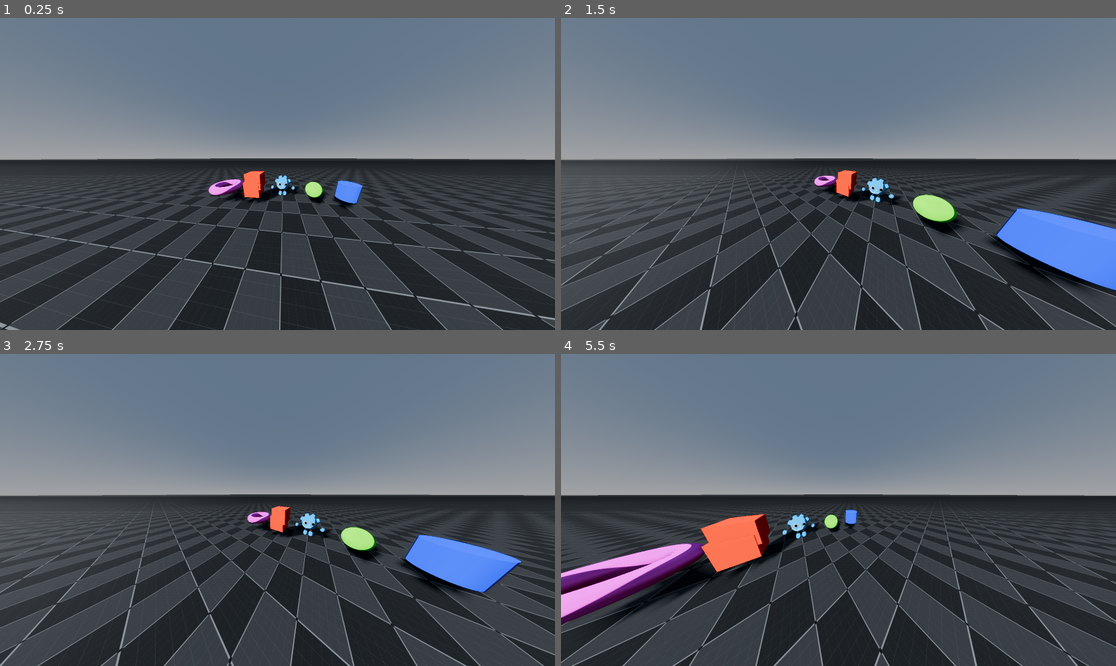
Above: before the commit, frames 1-4 (two rows, left to right).
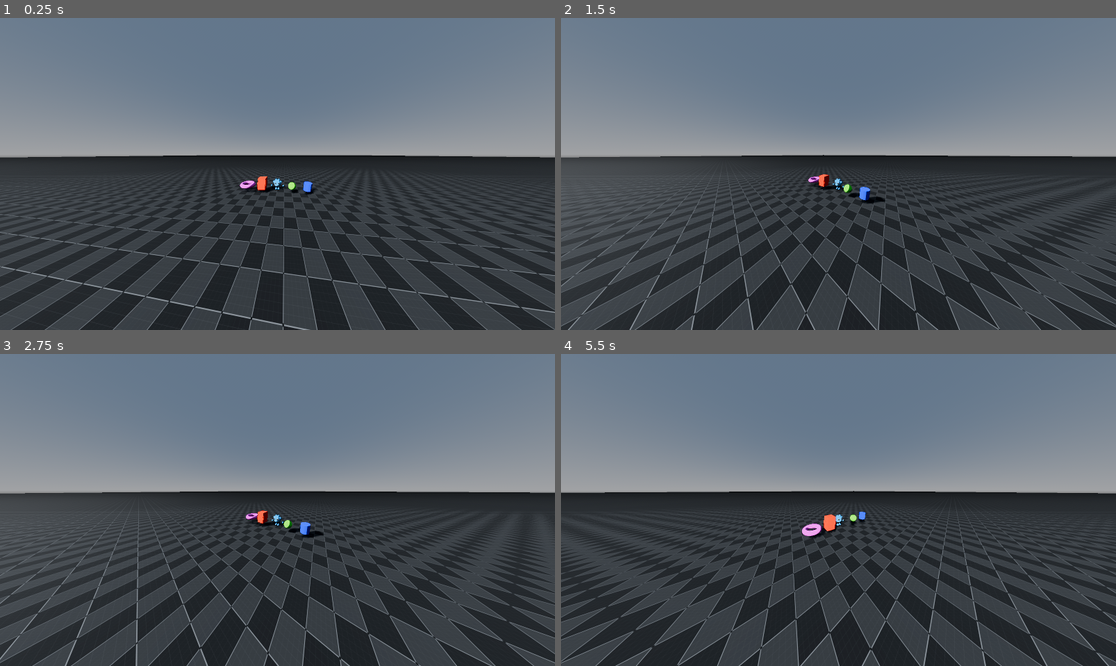
Above: after the commit, the same moments.

Repository: Decapitated/Compositor-Effect-Playground
Game: Godot game, scene res://panini_effect/panini_effect.tscn
The game is run twice, just before and just after one commit, with the same random seed, the same clock (stepped at 60 frames per second) and the same inputs. The project has no main scene, so this scene is started directly.
Inputs:
- Up to frame 1 (0.25 s): no input
- Up to frame 2 (1.5 s): no input
- Up to frame 3 (2.75 s): no input
- Up to frame 4 (5.5 s): no input

The runs differ from the first frame. In frame 1, 22% of the frame differs, in the area x 0-100%, y 43-100%; in frame 2, 23%; in frame 3, 23%; in frame 4, 25%.
Error before the commit: Cannot call method 'sampler_create' on a null value. (res://panini_effect/panini/panini.gd:36)
Error after the commit: Cannot call method 'sampler_create' on a null value. (res://panini_effect/panini/panini.gd:38)

Commit message:
Use RDShaderFile instead

Diff:
--- a/panini_effect/panini/panini.gd
+++ b/panini_effect/panini/panini.gd
@@ -1,5 +1,7 @@
 @tool
 class_name PaniniEffect extends CompositorEffect
+
+const SHADER_UID_PATH := "uid://cyq8de800ya26"
 
 @export_range(0.0, 1.0, 0.001, "or_greater") var curvature: float = 1.0
 @export_range(0.0, 1.0, 0.001, "or_greater") var crop: float = 1.0
@@ -15,7 +17,7 @@
 var _texture: RID
 var output_texture: Texture2DRD = Texture2DRD.new()
 
-var _cache_shader_code := ""
+var _shader_uid: int = -1
 
 enum CallbackError {
     OK = 0,
@@ -35,6 +37,11 @@
     linear_sampler_state.mag_filter = RenderingDevice.SAMPLER_FILTER_LINEAR
     _linear_sampler = _rd.sampler_create(linear_sampler_state)
 
+    _shader_uid = ResourceLoader.get_resource_uid(SHADER_UID_PATH)
+    _check_shader()
+    if Engine.is_editor_hint():
+        EditorInterface.get_resource_filesystem().resources_reimported.connect(_on_resources_reimported)
+
 func _notification(what: int) -> void:
     if what == NOTIFICATION_PREDELETE:
         if _shader.is_valid():
@@ -45,7 +52,7 @@
             _rd.free_rid(_texture)
 
 func _render_callback(_effect_callback_type: int, render_data: RenderData) -> void:
-    _check_shader()
+    # _check_shader()
     # Check if the _pipeline is valid.
     if !_pipeline.is_valid():
         if error != CallbackError.INVALID_PIPELINE:
@@ -131,30 +138,25 @@
         push_constant[0].w = 1.0
         _run_compute(uniform_set_0, push_constant, x_groups, y_groups, z_groups)
 
+func _on_resources_reimported(resource_paths: PackedStringArray) -> void:
+    for path in resource_paths:
+        if ResourceLoader.get_resource_uid(path) == _shader_uid:
+            _check_shader()
+            break
+
 #region Shader
 func _check_shader() -> void:
-    var shader_code := _get_shader_code()
-    if shader_code != _cache_shader_code:
-        _cache_shader_code = shader_code
-        var new_shader := _build_shader(shader_code)
-        if new_shader.is_valid():
-            if _shader.is_valid():
-                _rd.free_rid(_shader)
-            _shader = new_shader
-            _pipeline = _rd.compute_pipeline_create(_shader)
+    var new_shader := _build_shader()
+    if new_shader.is_valid():
+        if _shader.is_valid():
+            _rd.free_rid(_shader)
+        _shader = new_shader
+        _pipeline = _rd.compute_pipeline_create(_shader)
 
-func _get_shader_code() -> String:
-    var shader_code: String = FileAccess.get_file_as_string("res://panini_effect/panini/panini.comp.glsl")
-    assert(!shader_code.is_empty(), "Shader code is empty")
-    return shader_code
-
-func _build_shader(shader_code: String) -> RID:
+func _build_shader() -> RID:
     print("Building panini shader...")
-    var shader_source := RDShaderSource.new()
-    shader_source.language = RenderingDevice.SHADER_LANGUAGE_GLSL
-    shader_source.source_compute = shader_code
-
-    var shader_spirv: RDShaderSPIRV = _rd.shader_compile_spirv_from_source(shader_source)
+    var shader_file: RDShaderFile = load(SHADER_UID_PATH)
+    var shader_spirv: RDShaderSPIRV = shader_file.get_spirv()
     if shader_spirv.compile_error_compute != "":
         push_error(shader_spirv.compile_error_compute)
         return RID()
--- a/panini_effect/panini_compositor.tres
+++ b/panini_effect/panini_compositor.tres
@@ -2,7 +2,7 @@
 
 [ext_resource type="Script" uid="uid://m7iavldn4um3" path="res://panini_effect/panini/panini.gd" id="1_qyjch"]
 
-[sub_resource type="CompositorEffect" id="CompositorEffect_jc40m"]
+[sub_resource type="CompositorEffect" id="CompositorEffect_p5301"]
 resource_local_to_scene = false
 resource_name = ""
 enabled = true
@@ -10,10 +10,8 @@
 needs_motion_vectors = false
 needs_normal_roughness = false
 script = ExtResource("1_qyjch")
-curvature = 100.0
-crop = 0.825
-squash = 0.825
+curvature = 1.5
 metadata/_custom_type_script = "uid://m7iavldn4um3"
 
 [resource]
-compositor_effects = Array[CompositorEffect]([SubResource("CompositorEffect_jc40m")])
+compositor_effects = Array[CompositorEffect]([SubResource("CompositorEffect_p5301")])
--- a/panini_effect/panini_effect.tscn
+++ b/panini_effect/panini_effect.tscn
@@ -9,11 +9,10 @@
 [node name="3D Samples" parent="." unique_id=1926476177 instance=ExtResource("1_pl63d")]
 
 [node name="CamStand" parent="." unique_id=134836692 instance=ExtResource("2_wvwob")]
-transform = Transform3D(1, 0, 0, 0, 1, 0, 0, 0, 1, 0, 0, 5)
 
 [node name="Camera3D" parent="CamStand" index="0" unique_id=2045132986]
-transform = Transform3D(1, 0, 0, 0, 0.9702958, 0.24192177, 0, -0.24192177, 0.9702958, 0, 3, 0)
+transform = Transform3D(1, 0, 0, 0, 0.9659258, 0.25881904, 0, -0.25881904, 0.9659258, 0, 5, 10)
 compositor = ExtResource("3_of7vf")
-fov = 135.5
+fov = 130.0
 
 [editable path="CamStand"]
Not shown, changed: panini_effect/panini/panini.comp.glsl
Not shown, changed: panini_effect/panini/panini.comp.glsl.import
